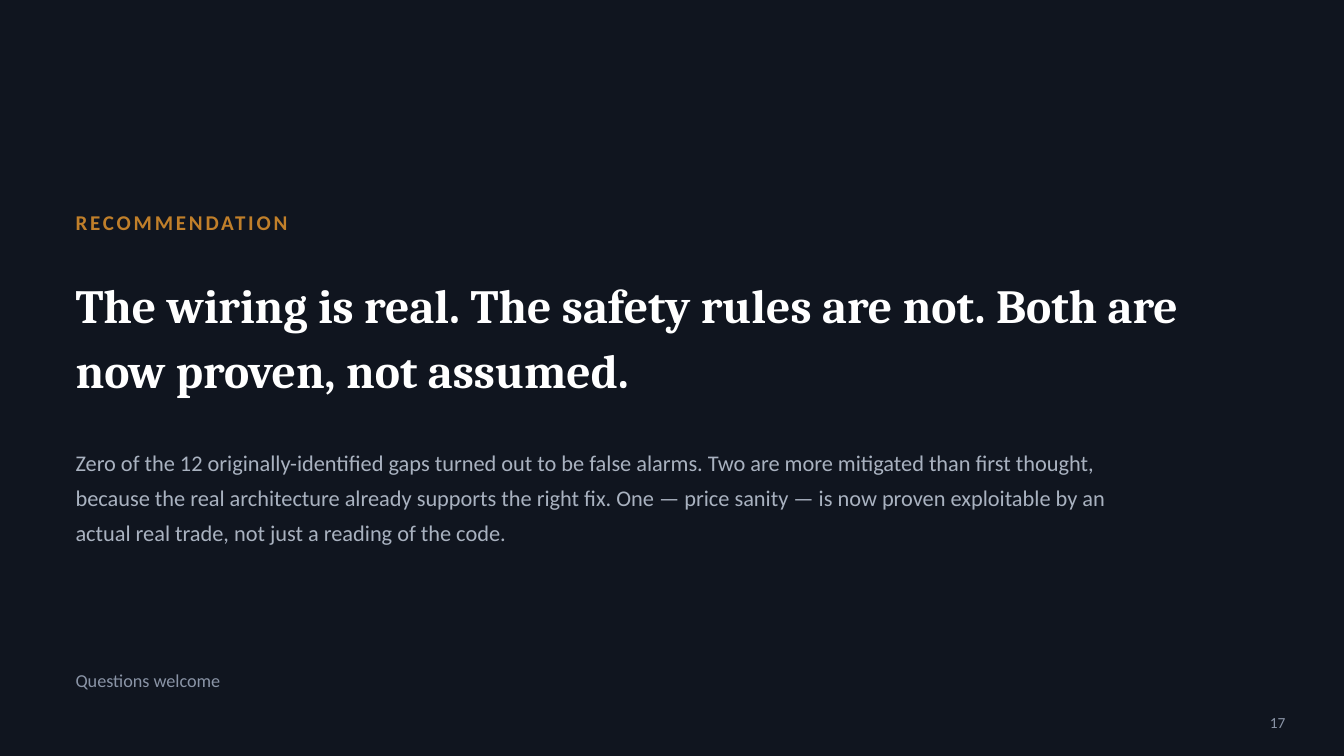
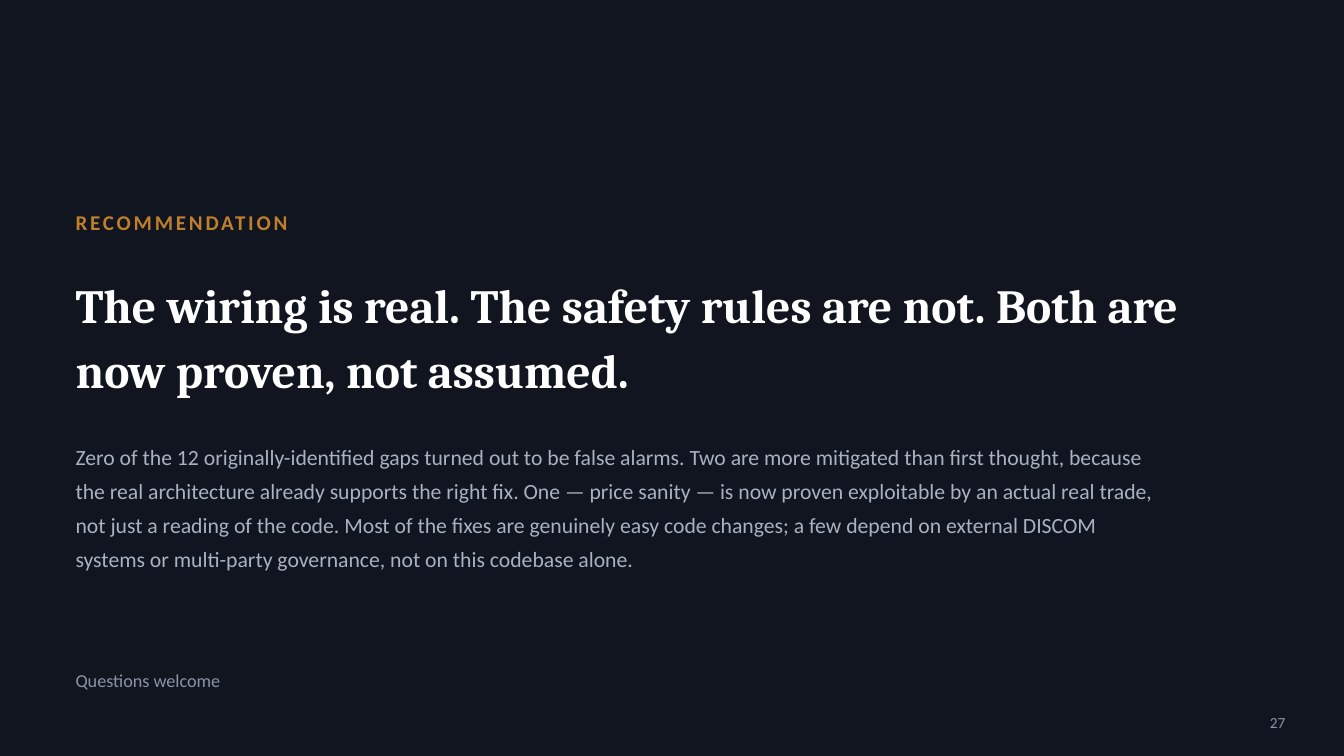
Before and after one commit to Sanjay-dev22/personal-deg, a slide deck: slide 27 of p2p-energy-trading-review/P2P-Energy-Trading-Software-Gaps.pptx (slide 17 before the commit). Drawn at 1344x756 pixels with LibreOffice and Linux fonts; fonts in the diff are those of the drawing. Boxes give left, top, right and bottom in pixels: in the first picture for what was removed or moved away, otherwise in the second. Text is boxed around its words. In the diff, an @@ line names an element or a change of style, - is before the commit and + after.

```diff
--- a/p2p-energy-trading-review/P2P-Energy-Trading-Software-Gaps.pptx
+++ b/p2p-energy-trading-review/P2P-Energy-Trading-Software-Gaps.pptx
@@ text at [76,450,1152,571]: text changed; size 16 to 15.5 pt @@
-Zero of the 12 originally-identified gaps turned out to be false alarms. Two are more mitigated than first thought, because the real architecture already supports the right fix. One — price sanity — is now proven exploitable by an actual real trade, not just a reading of the code.
+Zero of the 12 originally-identified gaps turned out to be false alarms. Two are more mitigated than first thought, because the real architecture already supports the right fix. One — price sanity — is now proven exploitable by an actual real trade, not just a reading of the code. Most of the fixes are genuinely easy code changes; a few depend on external DISCOM systems or multi-party governance, not on this codebase alone.
@@ page number at [1270,718,1286,728]: text changed @@
-17
+27
```
Also in this commit, not shown: 4 other slides changed, 13 slides added, 3 slides removed, 1 other file.
